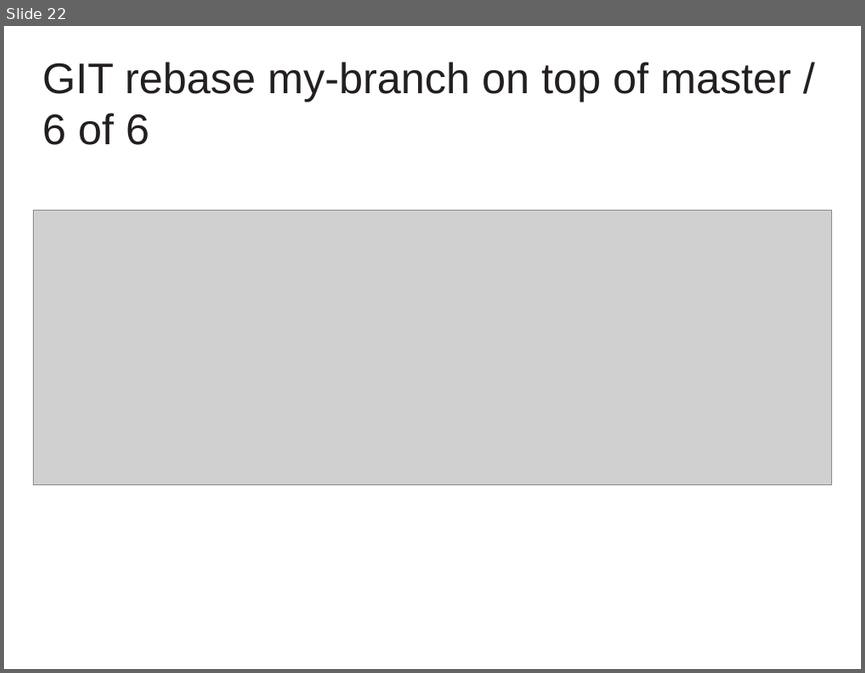
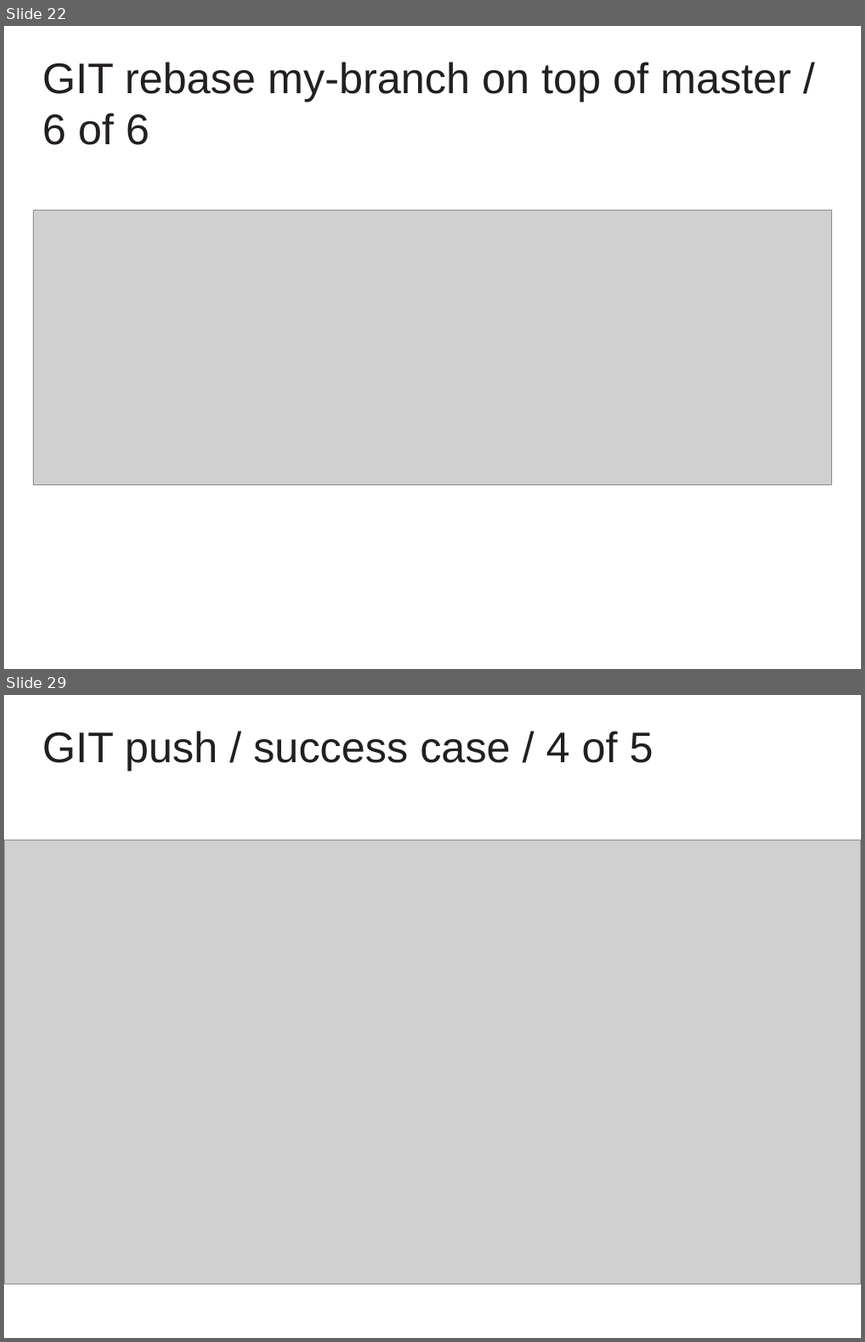
Before and after one commit to cvmocanu/git-presentation, a slide deck: GIT Presentation.pptx. Shown one above the other, each under a label of ours: slide 22 before the commit, slides 22 and 29 after it; the slides between them are not shown. The pictures are 865x673 and 865x1342 pixels, drawn with LibreOffice and Linux fonts; fonts in the diff are those of the drawing; grey boxes stand for pictures; background and template pictures are left out. Boxes give left, top, right and bottom in pixels: in the first picture for what was removed or moved away, otherwise in the second. Text is boxed around its words. In the diff, an @@ line names an element or a change of style, - is before the commit and + after.

Commit message:
add slides explaining clone and push with success

```diff
--- a/GIT Presentation.pptx
+++ b/GIT Presentation.pptx
@@ slide 29 added at bbox=[4, 695, 861, 1338], background #FFFFFF @@
@@ text added at bbox=[42, 731, 653, 771], 36 pt, text #231F20 @@
+GIT push / success case / 4 of 5
@@ picture added at bbox=[5, 839, 861, 1283] @@
```
Also in this commit, not shown: 1 slide changed, 7 other slides added, 2 slides removed, 17 other files.
